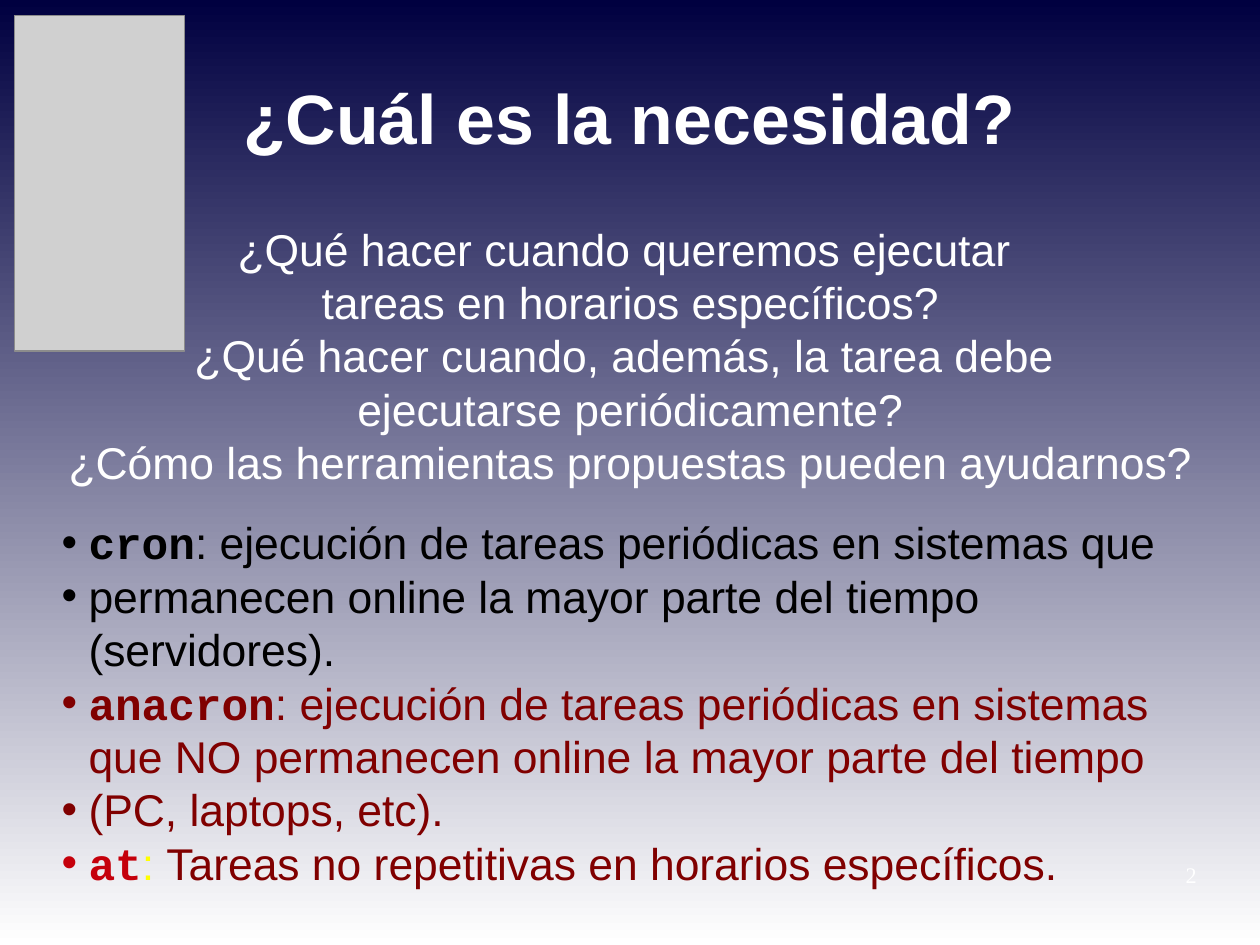
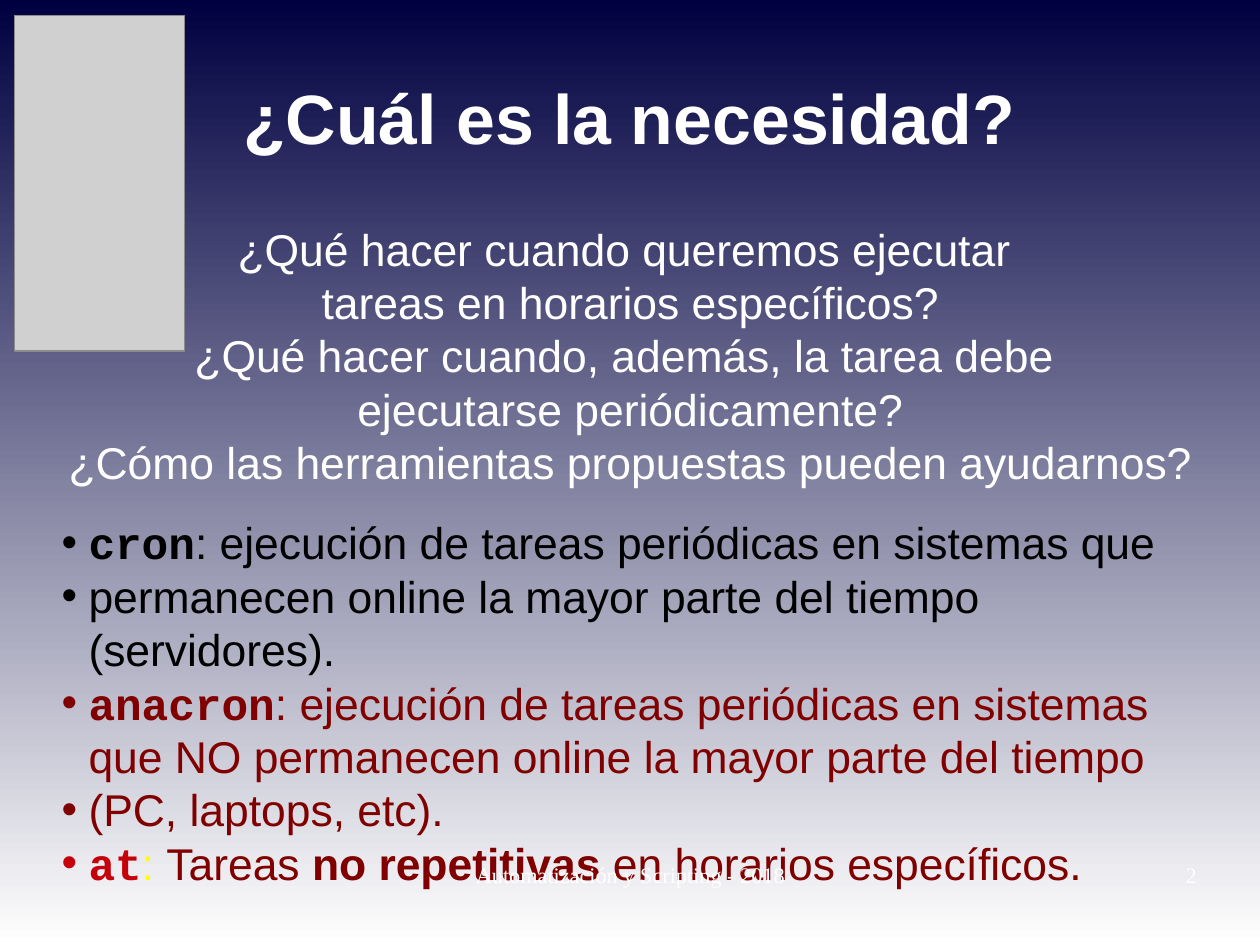
Before and after one commit to niniadcobre/-AutoyScripting, a slide deck: slide 2 of clases/AYS_clase09.odp. Drawn at 1260x945 pixels with LibreOffice and Linux fonts; fonts in the diff are those of the drawing; grey boxes stand for pictures. Boxes give left, top, right and bottom in pixels: in the first picture for what was removed or moved away, otherwise in the second. Text is boxed around its words. In the diff, an @@ line names an element or a change of style, - is before the commit and + after.

```diff
--- a/clases/AYS_clase09.odp
+++ b/clases/AYS_clase09.odp
@@ text at <box>89,847,1081,889</box>: bold on in "no repetitivas" @@
@@ text added at <box>476,865,785,881</box>, 14 pt, text #FFFFFF @@
+Automatización y Scripting - 2018
```
Also in this commit, not shown: 11 other slides changed, 1 other file.
